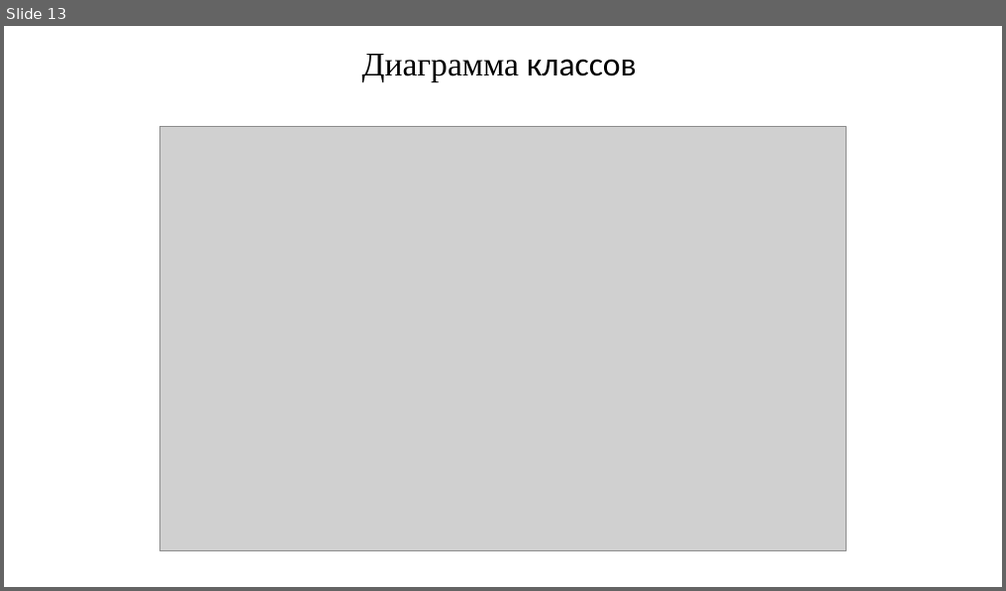
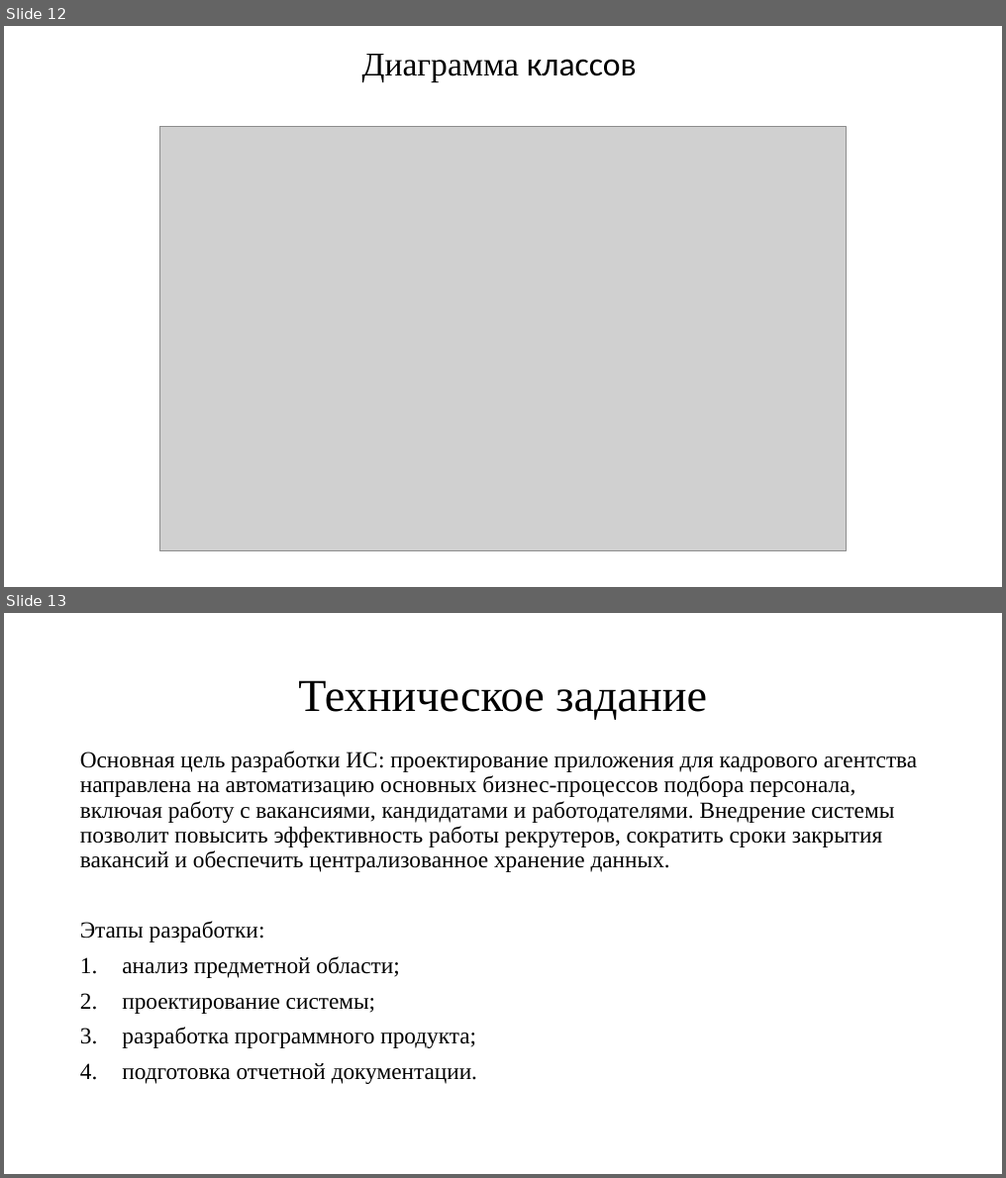
Before and after one commit to Regdal-cyber/Coursework, a slide deck: Курсовой_проект.pptx. Shown one above the other, each under a label of ours: slide 13 before the commit, slides 12 and 13 after it. The pictures are 1006x591 and 1006x1178 pixels, drawn with LibreOffice and Linux fonts; fonts in the diff are those of the drawing; grey boxes stand for pictures. Boxes give left, top, right and bottom in pixels: in the first picture for what was removed or moved away, otherwise in the second. Text is boxed around its words. In the diff, an @@ line names an element or a change of style, - is before the commit and + after.

```diff
--- a/Курсовой_проект.pptx
+++ b/Курсовой_проект.pptx
@@ slide 13 added at bbox=[4, 613, 1002, 1174], background #FFFFFF @@
@@ title added at bbox=[298, 680, 707, 720], 44 pt, text #000000 @@
+Техническое задание
@@ text added at bbox=[80, 751, 917, 1084], 22.2 pt, text #000000 @@
+Основная цель разработки ИС: проектирование приложения для кадрового агентства направлена на автоматизацию основных бизнес-процессов подбора персонала, включая работу с вакансиями, кандидатами и работодателями. Внедрение системы позволит повысить эффективность работы рекрутеров, сократить сроки закрытия вакансий и обеспечить централизованное хранение данных.
+Этапы разработки:
+1. анализ предметной области;
+2. проектирование системы;
+3. разработка программного продукта;
+4. подготовка отчетной документации.
@@ what was slide 13 is now slide 12 @@
```
Also in this commit, not shown: 1 slide removed.
